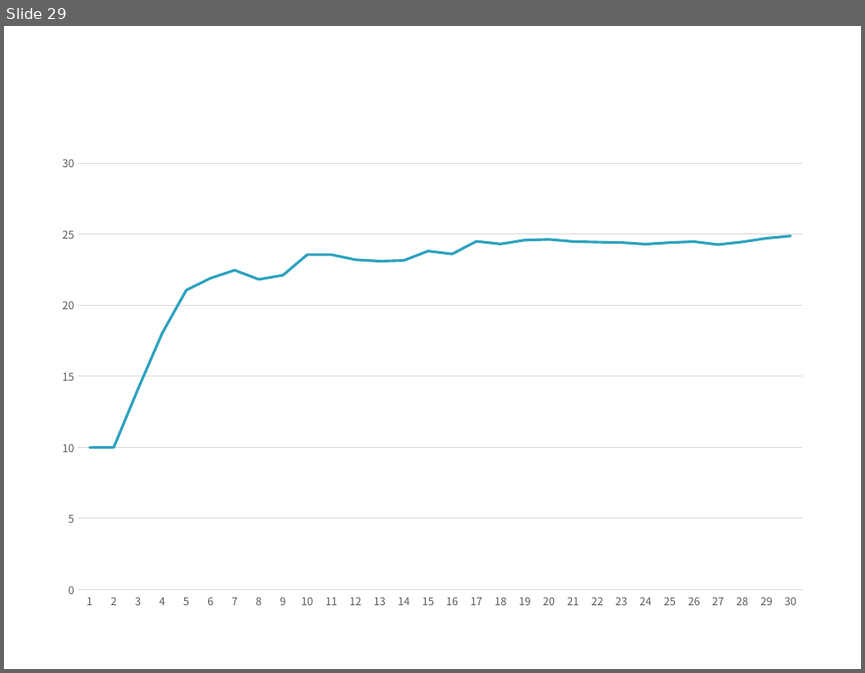
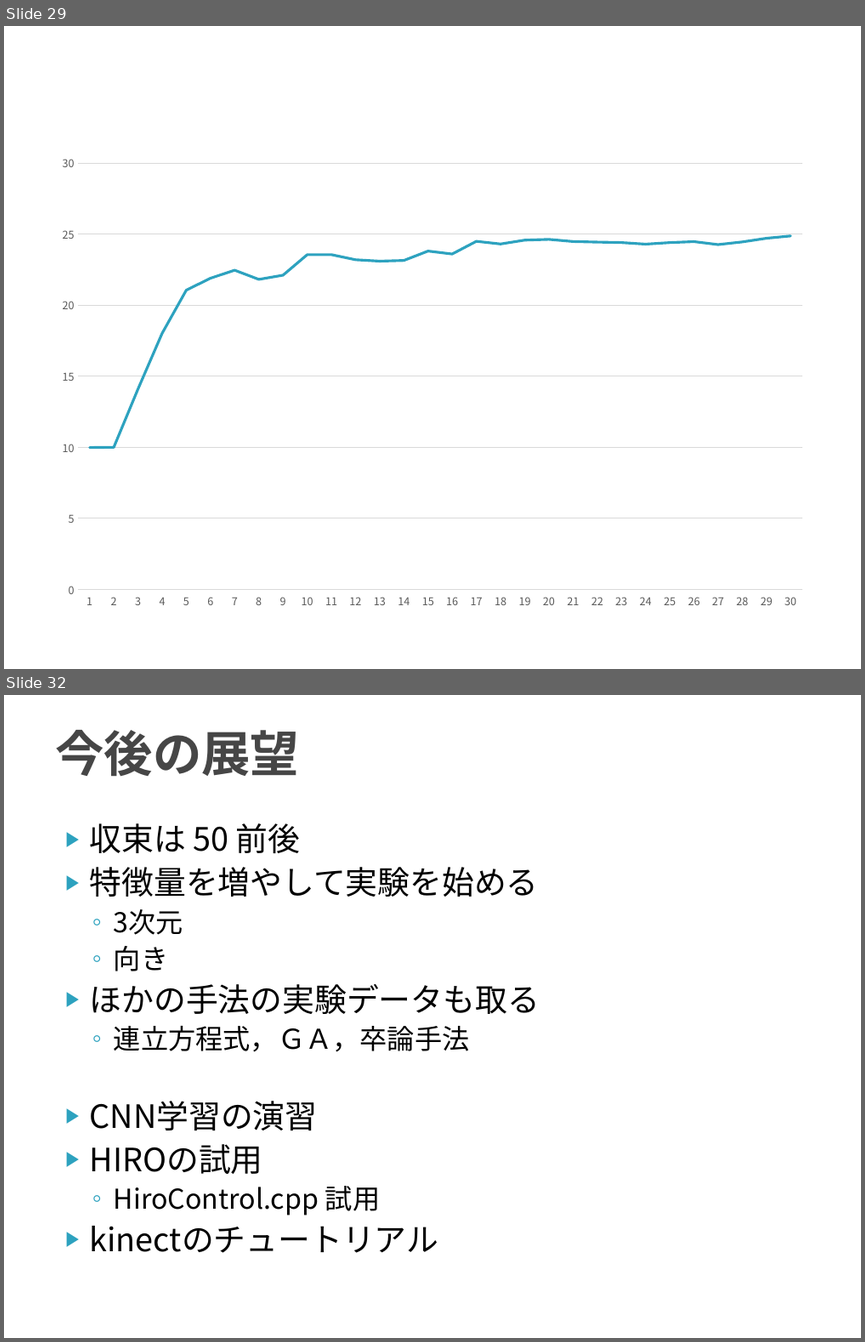
Before and after one commit to TetsuyaKomota/GitforEclipseTest, a slide deck: IntentionLearning_v2/slide/discussion2016.pptx. Shown one above the other, each under a label of ours: slide 29 before the commit, slides 29 and 32 after it; the slides between them are not shown. The pictures are 865x673 and 865x1342 pixels, drawn with LibreOffice and Linux fonts; fonts in the diff are those of the drawing. Boxes give left, top, right and bottom in pixels: in the first picture for what was removed or moved away, otherwise in the second. Text is boxed around its words. In the diff, an @@ line names an element or a change of style, - is before the commit and + after.

Commit message:
３回目の実験 + スライド

```diff
--- a/IntentionLearning_v2/slide/discussion2016.pptx
+++ b/IntentionLearning_v2/slide/discussion2016.pptx
@@ slide 32 added at bbox=[4, 695, 861, 1338], background #FFFFFF @@
@@ title added at bbox=[55, 730, 299, 777], 41 pt, text #464646, bold @@
+今後の展望
@@ text added at bbox=[90, 823, 540, 1253], 27 pt, text #000000 @@
+▶ 収束は 50 前後
+▶ 特徴量を増やして実験を始める
+  ◦ 3次元
+  ◦ 向き
+▶ ほかの手法の実験データも取る
+  ◦ 連立方程式，ＧＡ，卒論手法
+▶ CNN学習の演習
+▶ HIROの試用
+  ◦ HiroControl.cpp 試用
+▶ kinectのチュートリアル
```
Also in this commit, not shown: 2 other slides added, 6 other files.
